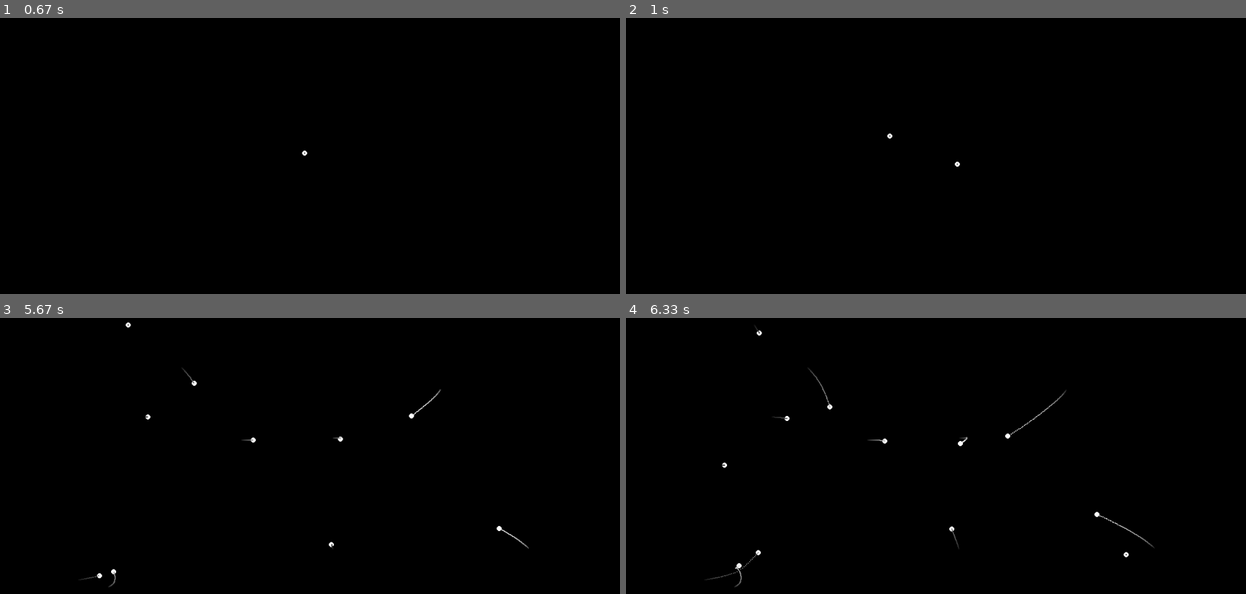
Above: before the commit, frames 1-4 (two rows, left to right).
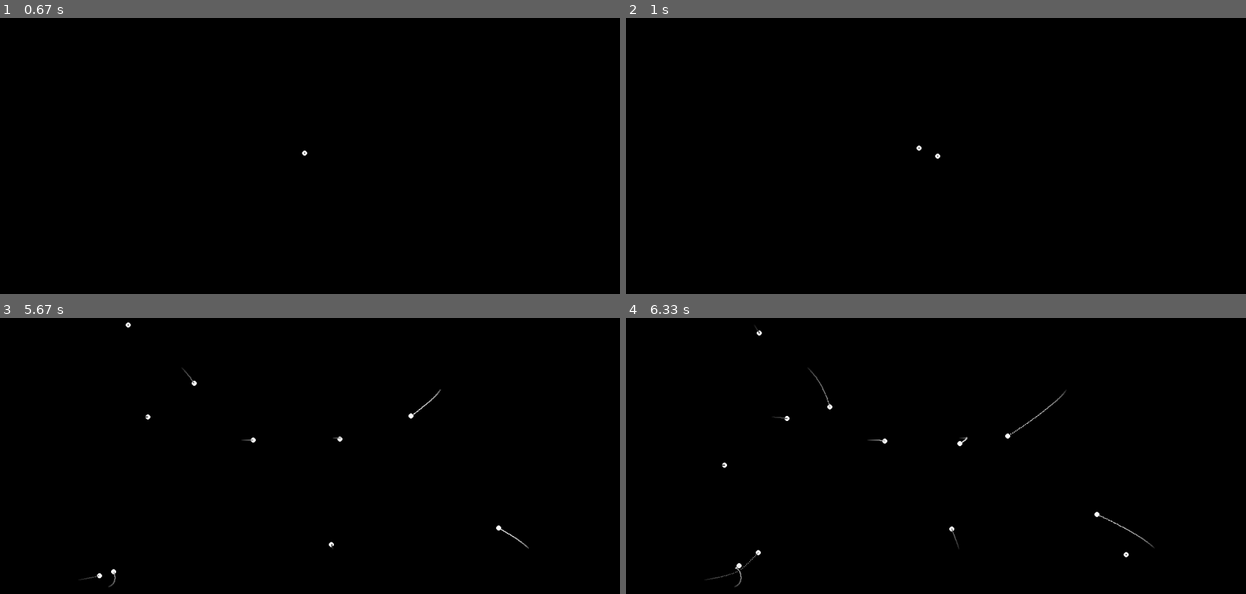
Above: after the commit, the same moments.

Repository: five-over-four/n-body-pygame
Game: pygame game, started from n-body-sim.py
The game is run twice, just before and just after one commit, with the same random seed, the same clock (stepped at 60 frames per second) and the same inputs.
Inputs (mouse positions are in pixels of both pictures, inside the frame that each line leads up to):
- Up to frame 1 (0.67 s): click (303, 153) at 0.38 s
- Up to frame 2 (1 s): press the mouse at (929, 153) at 0.7 s; move the mouse to (967, 167) at 0.8 s; release the mouse at (1004, 183) at 0.93 s
- Up to frame 3 (5.67 s): tap S at 1 s; tap R at 1.33, 3.17 s; tap Space at 1.73, 2.03 s; tap F at 1.82 s; click (527, 547) at 2.22 s; click (440, 389) at 2.55 s; click (334, 439) at 2.88 s; click (105, 585) at 3.55 s; click (241, 439) at 3.88 s; click (179, 367) at 4.22 s; click (80, 580) at 4.55 s; click (334, 549) at 4.88 s; click (142, 417) at 5.22 s; click (130, 323) at 5.55 s
- Up to frame 4 (6.33 s): click (719, 464) at 5.88 s; click (1128, 555) at 6.22 s

Frame 1 is identical in both runs. In frame 2, less than 0.1% of the frame differs, in the area x 42-54%, y 41-54%; in frame 3, less than 0.1%; in frame 4, less than 0.1%, in the area x 15-85%, y 27-97%.

Commit message:
more accurate, second order gravity

Diff:
--- a/n-body-sim.py
+++ b/n-body-sim.py
@@ -24,7 +24,7 @@
         self.softening_constant = 15 # avoids singularities in our gravity modelling.
         self.center = self.resolution[0]/2, self.resolution[1]/2
         self.gravity_constant = 0.01 # strength of gravity
-        self.shot_factor = 18 # for some reason, the strength of the shot depends on gravity.
+        self.shot_factor = 5 # for some reason, the strength of the shot depends on gravity.
 
     def load(self):
         if self.config_file:
@@ -72,24 +72,25 @@
     def acceleration(self, other):
         diff_vec = (self.x - other.x, self.y - other.y)
         norm = (self.x-other.x)**2 + (self.y-other.y)**2
-        kernel = softening_kernel(norm)
+        kernel = softening_kernel(norm)**2
         if not settings.realistic_gravity:
             return (diff_vec[0]/(norm+kernel), diff_vec[1]/(norm+kernel))
         else:
-            return (diff_vec[0]/(norm+kernel**2)**(3/2), diff_vec[1]/(norm+kernel**2)**(3/2))
+            return (diff_vec[0]/(norm+kernel)**(3/2), diff_vec[1]/(norm+kernel)**(3/2))
 
     def tick(self, others):
+        accel = (0,0)
         for body in others:
             if body == self:
                 continue
             accel = self.acceleration(body)
             self.v_x += -body.m * accel[0]
             self.v_y += -body.m * accel[1]
-        self.move()
-
-    def move(self):
-        self.x += self.v_x * settings.gravity_constant
-        self.y += self.v_y * settings.gravity_constant
+        self.move(accel)
+
+    def move(self, acceleration):
+        self.x += (self.v_x + acceleration[0]/(2*settings.fps)) * settings.gravity_constant
+        self.y += (self.v_y + acceleration[1]/(2*settings.fps)) * settings.gravity_constant
 
 # returns softening factor based on distance.
 def softening_kernel(d):
@@ -209,7 +210,7 @@
                         print("realistic gravity on. (1/r^2)")
                     else:
                         settings.gravity_constant = 0.01
-                        settings.shot_factor = 18
+                        settings.shot_factor = 5
                         print("realistic gravity off. (1/r)")
                 elif e.key == pygame.K_PLUS:
                     settings.default_mass *= 2
